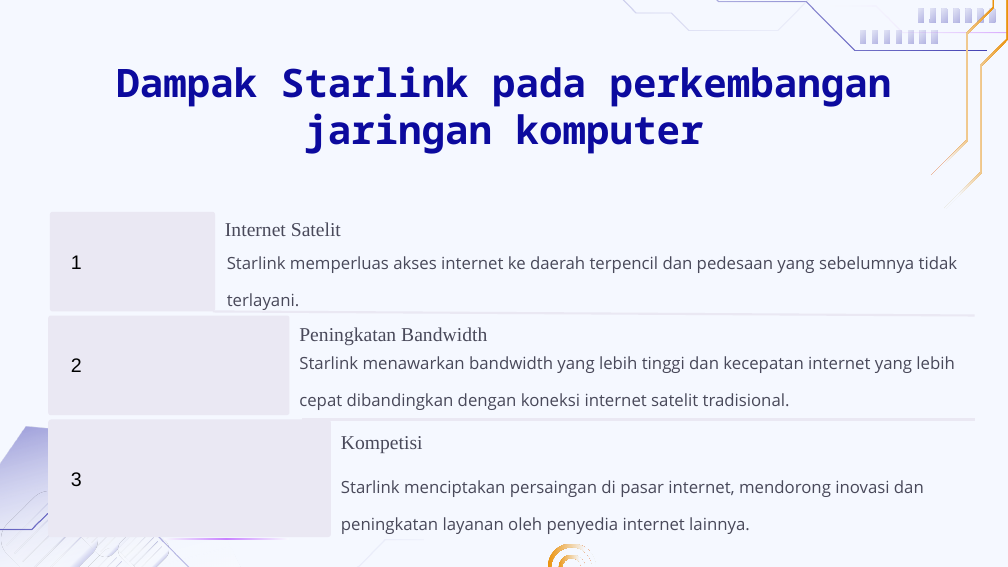
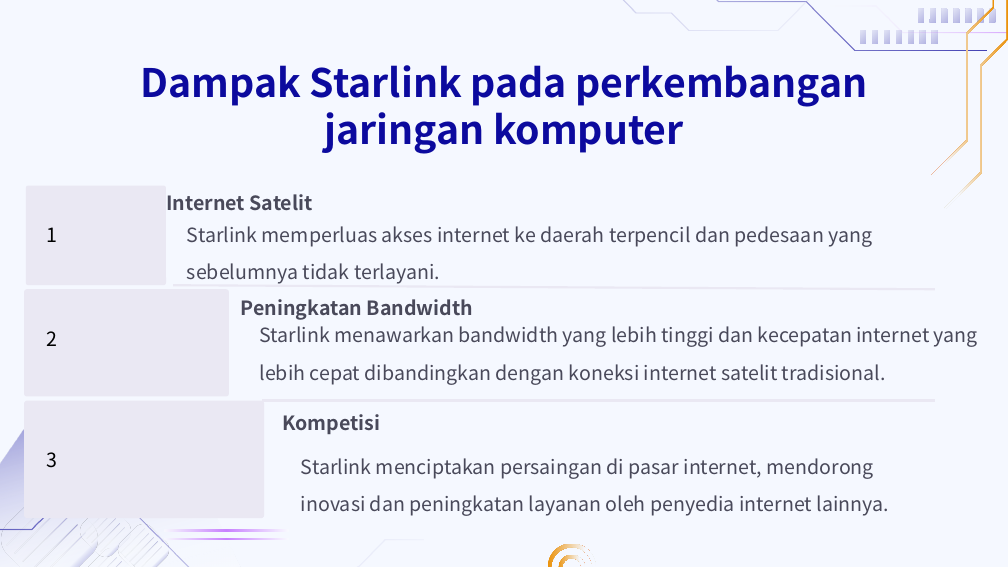
Before and after one commit to eja2003/Borneo, a slide deck: slide 20 of PPT jarkas.pptx. Drawn at 1008x567 pixels with LibreOffice and Linux fonts; fonts in the diff are those of the drawing; background and template pictures are left out. Boxes give left, top, right and bottom in pixels: in the first picture for what was removed or moved away, otherwise in the second. Text is boxed around its words. In the diff, an @@ line names an element or a change of style, - is before the commit and + after.

```diff
--- a/PPT jarkas.pptx
+++ b/PPT jarkas.pptx
@@ title "Dampak Starlink pada perkembangan jaringan ..." at bbox=[141, 65, 868, 154]: font Noto Sans Mono to Noto Sans CJK JP @@
@@ font Times New Roman to Noto Sans CJK JP, bold on in 3 elements at bbox=[282, 414, 380, 434], bbox=[241, 299, 474, 320], bbox=[166, 194, 313, 211] @@
@@ text "Internet Satelit": place and size @@
-text "Internet Satelit" at bbox=[225, 222, 341, 236]
+text "Internet Satelit" at bbox=[166, 194, 313, 211]
@@ rounded rectangle: place and size @@
-rounded rectangle at bbox=[50, 212, 216, 311]
+rounded rectangle at bbox=[26, 185, 166, 285]
@@ size 12 to 14 pt, font Open Sans to Noto Sans CJK JP in 3 elements at bbox=[301, 458, 889, 516], bbox=[259, 326, 978, 385], bbox=[187, 226, 872, 284] @@
@@ text "Starlink memperluas akses internet ke ...": place and size @@
-text "Starlink memperluas akses internet ke ..." at bbox=[227, 256, 958, 310]
+text "Starlink memperluas akses internet ke ..." at bbox=[187, 226, 872, 284]
@@ font Arial to Noto Sans CJK JP in 3 elements at bbox=[47, 452, 58, 468], bbox=[47, 331, 58, 346], bbox=[47, 227, 58, 242] @@
@@ text "1": place and size @@
-text "1" at bbox=[71, 255, 82, 269]
+text "1" at bbox=[47, 227, 58, 242]
@@ rounded rectangle: place and size @@
-rounded rectangle at bbox=[48, 316, 289, 415]
+rounded rectangle at bbox=[24, 289, 229, 396]
@@ line moved from (213, 311) - (975, 316) to (173, 285) - (934, 289) @@
@@ text "Peningkatan Bandwidth": place and size @@
-text "Peningkatan Bandwidth" at bbox=[299, 327, 487, 345]
+text "Peningkatan Bandwidth" at bbox=[241, 299, 474, 320]
@@ text "2": place and size @@
-text "2" at bbox=[71, 358, 82, 372]
+text "2" at bbox=[47, 331, 58, 346]
@@ text "Starlink menawarkan bandwidth yang lebih ...": place and size @@
-text "Starlink menawarkan bandwidth yang lebih ..." at bbox=[299, 356, 954, 410]
+text "Starlink menawarkan bandwidth yang lebih ..." at bbox=[259, 326, 978, 385]
@@ rounded rectangle: place and size @@
-rounded rectangle at bbox=[48, 419, 331, 537]
+rounded rectangle at bbox=[24, 400, 264, 518]
@@ line moved from (302, 419) - (975, 419) to (262, 400) - (934, 400) @@
@@ text "Kompetisi": place and size @@
-text "Kompetisi" at bbox=[341, 436, 423, 453]
+text "Kompetisi" at bbox=[282, 414, 380, 434]
@@ text "3": place and size @@
-text "3" at bbox=[71, 472, 82, 487]
+text "3" at bbox=[47, 452, 58, 468]
@@ text "Starlink menciptakan persaingan di pasar ...": place and size @@
-text "Starlink menciptakan persaingan di pasar ..." at bbox=[341, 480, 924, 534]
+text "Starlink menciptakan persaingan di pasar ..." at bbox=[301, 458, 889, 516]
@@ freeform shape added at bbox=[83, 510, 107, 534], fill gradient #F5F8FF to #FFFFFF to #0C0A9E @@
@@ freeform shape added at bbox=[164, 530, 289, 531], fill gradient #9900FF to #FFFFFF @@
```
Also in this commit, not shown: 23 other slides changed.
